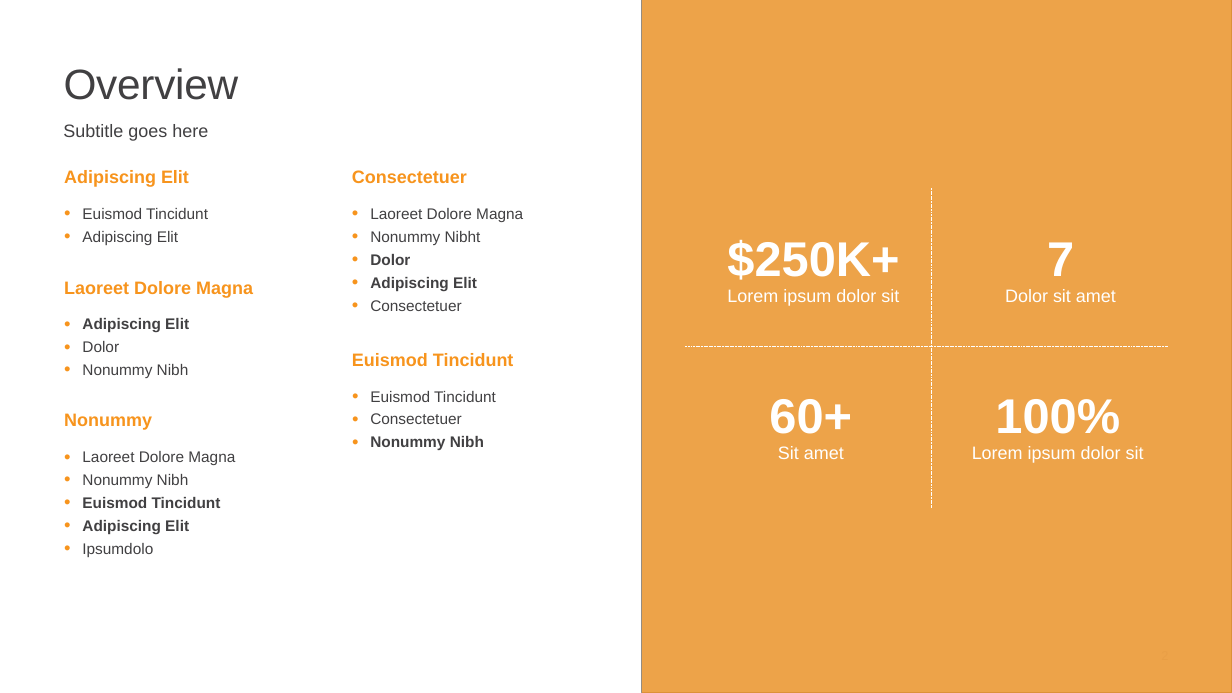
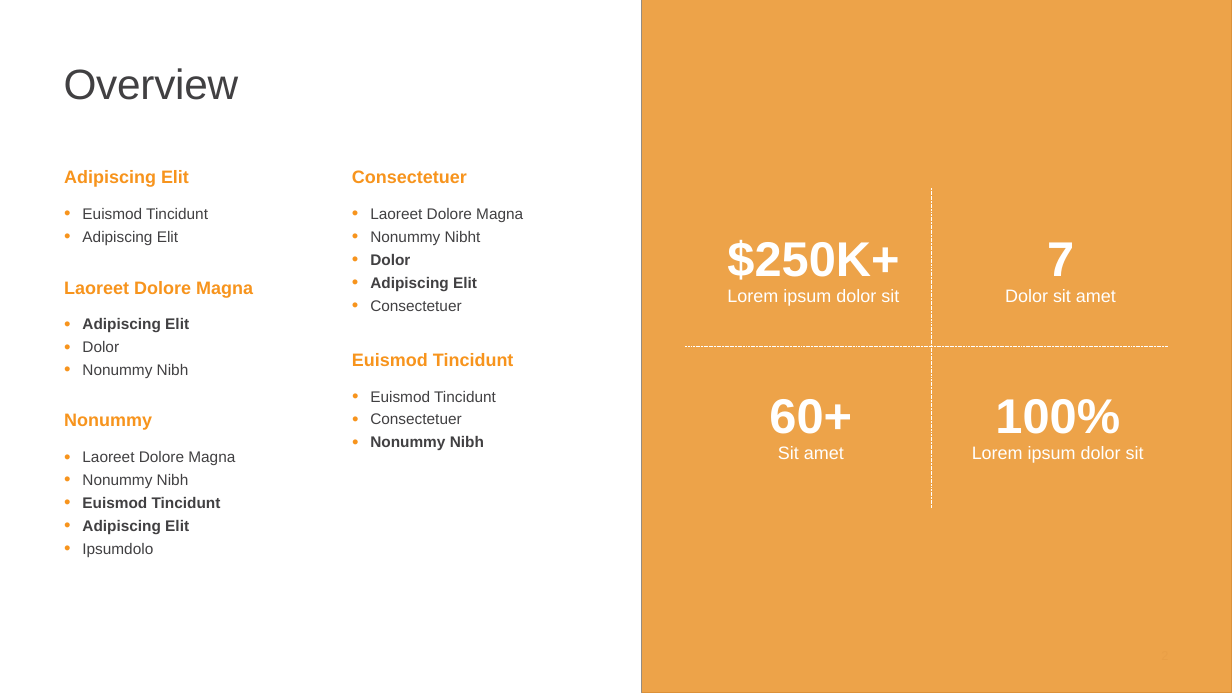
Before and after one commit to edimaudo/hackathon_coding_challenges, a slide deck: slide 2 of afp_challenge/afp_challenge_deck.pptx. Drawn at 1232x693 pixels with LibreOffice and Linux fonts; fonts in the diff are those of the drawing; grey boxes stand for pictures. Boxes give left, top, right and bottom in pixels: in the first picture for what was removed or moved away, otherwise in the second. Text is boxed around its words. In the diff, an @@ line names an element or a change of style, - is before the commit and + after.

```diff
--- a/afp_challenge/afp_challenge_deck.pptx
+++ b/afp_challenge/afp_challenge_deck.pptx
@@ text removed at [63, 124, 208, 141] @@
-Subtitle goes here
```
Also in this commit, not shown: 3 other slides changed.
